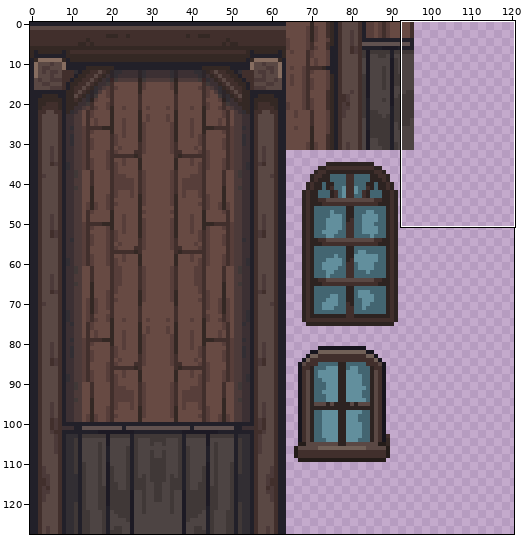
File history of a sprite sheet, maps/village_ola2/tilesets/house_3_addon.png. Above, an overview of the earlier version with the close-up marked.
Close-up. The starting point:
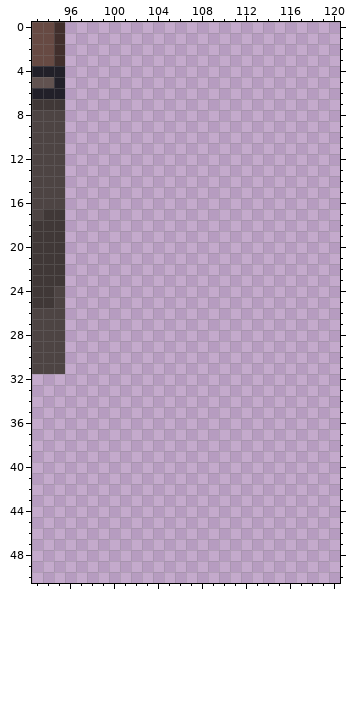
The file is 176x128 pixels. Colours within 5 levels of each other are drawn and written as one. Shown: x 93..120, y 0..50. The wide view leaves out empty margins.
The same view after the edit:
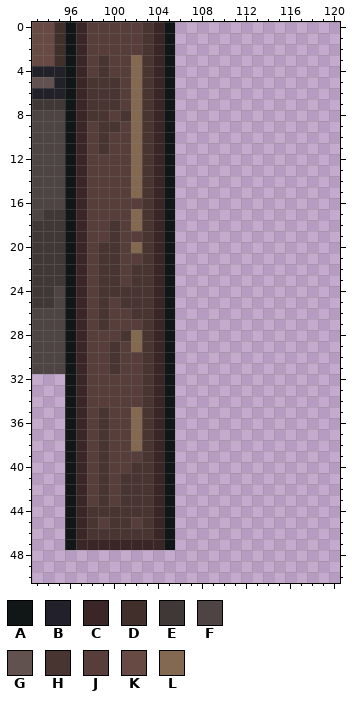
Palette (. is transparent): A #111616  B #222029  C #3a2626  D #412f2c  E #403837  F #4d4443  G #615250  H #483430  J #573e3a  K #674a43  L #82694f
Changes in this commit:
{"y":0,"x":96,"old":"..........","new":"ACJJJJJHCA"}
{"y":1,"x":96,"old":"..........","new":"ACJJJJJHCA"}
{"y":2,"x":96,"old":"..........","new":"ACJJJJJHCA"}
{"y":3,"x":96,"old":"..........","new":"ACJHJJLHCA"}
{"y":4,"x":96,"old":"..........","new":"ACJHJJLHCA"}
{"y":5,"x":96,"old":"..........","new":"ACHHHJLHCA"}
{"y":6,"x":96,"old":"..........","new":"ACHHHJLHCA"}
{"y":7,"x":96,"old":"..........","new":"ACHHHJLHCA"}
{"y":8,"x":96,"old":"..........","new":"ACHHJHLHCA"}
{"y":9,"x":96,"old":"..........","new":"ACJHHJLHCA"}
{"y":10,"x":96,"old":"..........","new":"ACJHJJLHCA"}
{"y":11,"x":96,"old":"..........","new":"ACJHJJLHCA"}
{"y":12,"x":96,"old":"..........","new":"ACJJJJLHCA"}
{"y":13,"x":96,"old":"..........","new":"ACJJJJLHCA"}
{"y":14,"x":96,"old":"..........","new":"ACJJJJLHCA"}
{"y":15,"x":96,"old":"..........","new":"ACJJJJLHCA"}
{"y":16,"x":96,"old":"..........","new":"ACJJJJJHCA"}
{"y":17,"x":96,"old":"..........","new":"ACJJJJLHCA"}
{"y":18,"x":96,"old":"..........","new":"ACJJHJLHCA"}
{"y":19,"x":96,"old":"..........","new":"ACJJHJJHCA"}
{"y":20,"x":96,"old":"..........","new":"ACJHHJLHCA"}
{"y":21,"x":96,"old":"..........","new":"ACJHHJJHCA"}
{"y":22,"x":96,"old":"..........","new":"ACJHHJHHCA"}
{"y":23,"x":96,"old":"..........","new":"ACJHHJHHCA"}
{"y":24,"x":96,"old":"..........","new":"ACJHHHHHCA"}
{"y":25,"x":96,"old":"..........","new":"ACJHJHHHCA"}
{"y":26,"x":96,"old":"..........","new":"ACJHJJHHCA"}
{"y":27,"x":96,"old":"..........","new":"ACJHJJJHCA"}
{"y":28,"x":96,"old":"..........","new":"ACJJJHLHCA"}
{"y":29,"x":96,"old":"..........","new":"ACJJHJLHCA"}
{"y":30,"x":96,"old":"..........","new":"ACJJHJJHCA"}
{"y":31,"x":96,"old":"..........","new":"ACJJHJJHCA"}
{"y":32,"x":96,"old":"..........","new":"ACJJJJJHCA"}
{"y":33,"x":96,"old":"..........","new":"ACJJJJJHCA"}
{"y":34,"x":96,"old":"..........","new":"ACJJJJJHCA"}
{"y":35,"x":96,"old":"..........","new":"ACJHJJLHCA"}
{"y":36,"x":96,"old":"..........","new":"ACJHJJLHCA"}
{"y":37,"x":96,"old":"..........","new":"ACJHJJLHCA"}
{"y":38,"x":96,"old":"..........","new":"ACJHJJLHCA"}
{"y":39,"x":96,"old":"..........","new":"ACJHJJJHCA"}
{"y":40,"x":96,"old":"..........","new":"ACJHJJHHCA"}
{"y":41,"x":96,"old":"..........","new":"ACJHJHHHCA"}
{"y":42,"x":96,"old":"..........","new":"ACJHJHHHCA"}
{"y":43,"x":96,"old":"..........","new":"ACJHJHHHCA"}
{"y":44,"x":96,"old":"..........","new":"ACHHHHHHCA"}
{"y":45,"x":96,"old":"..........","new":"ACHJHHJHCA"}
{"y":46,"x":96,"old":"..........","new":"ACHHHHHHCA"}
{"y":47,"x":96,"old":"..........","new":"ACCCCCCCCA"}
{"label":"added","picture_box":[65,22,175,550]}
